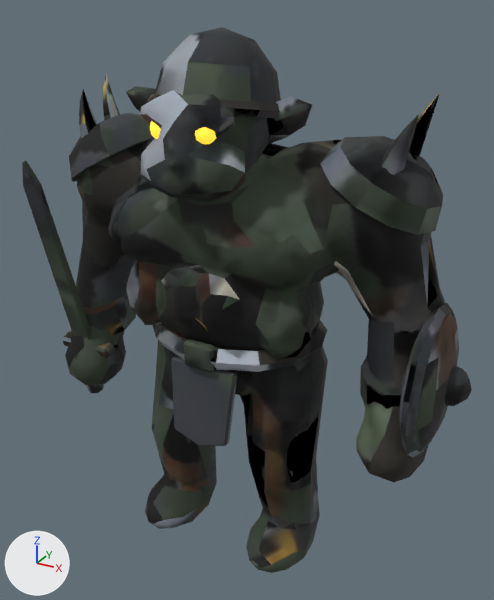
The glTF model assets/3d/monstres/uruk.glb, before and after one commit.
Camera for both pictures: a 50 mm camera at (0.245, -0.425, 0.433) aimed at (0.009, 0.005, 0.219). Arrows for +X, +Y and +Z are at lower left; the lights stay in place. The picture after the commit comes second. Vertices at exactly the same position are counted once.

The first picture shows 'grand_orc_peau' and 1 more.
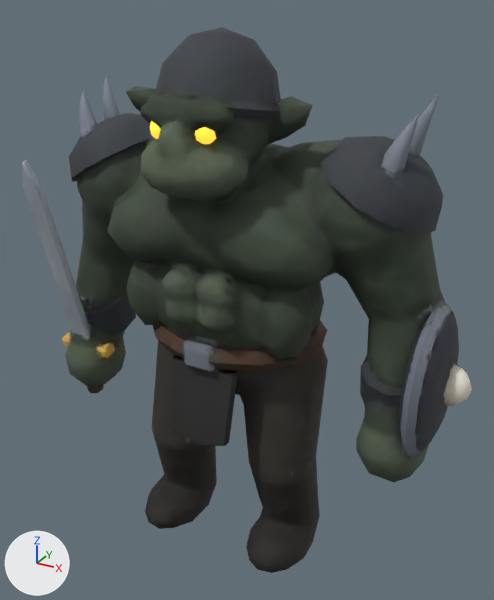
Boxes [x1, y1, x2, y2] around the edits, measured in the pictures (494 x 600 px; the box of a moved part takes in the faces that stretch with it):
part 1 of me_grand_orc_peau, moved or reshaped: [72, 139, 298, 249] in both
part 2 of me_grand_orc_peau, surface changed: [22, 27, 472, 573] in both

Patch to the scene script:
```diff
--- a/assets/3d/monstres/uruk.glb.py
+++ b/assets/3d/monstres/uruk.glb.py
@@ me_grand_orc_peau @@
 me_grand_orc_peau.from_pydata(...)  # 1721 vertices, 3350 faces; spans x -0.177..0.185, y -0.081..0.074, z -0.002..0.417
 # used by ob_grand_orc_peau; location = (0.0, 0.0, 0.0)
+# me_grand_orc_peau part 1
+# 11 vertices are removed from x -0.088..0.037, y -0.05..0.007, z 0.274..0.397
+# 73 faces are deleted
+# 4 vertices move from x -0.017..0.029, y -0.028..-0.001, z 0.382..0.389 to x -0.018..0.029, y -0.029..0.0, z 0.379..0.389
+# 10 vertices are added at x -0.085..0.037, y -0.047..0.007, z 0.274..0.397
+# 71 new faces join them
+# me_grand_orc_peau part 2: 3269 kept faces spanning x -0.177..0.185, y -0.081..0.074, z -0.002..0.417 get new texture (UV) coordinates
 me_grand_orc_peau.materials.append(mat_peau)
```
